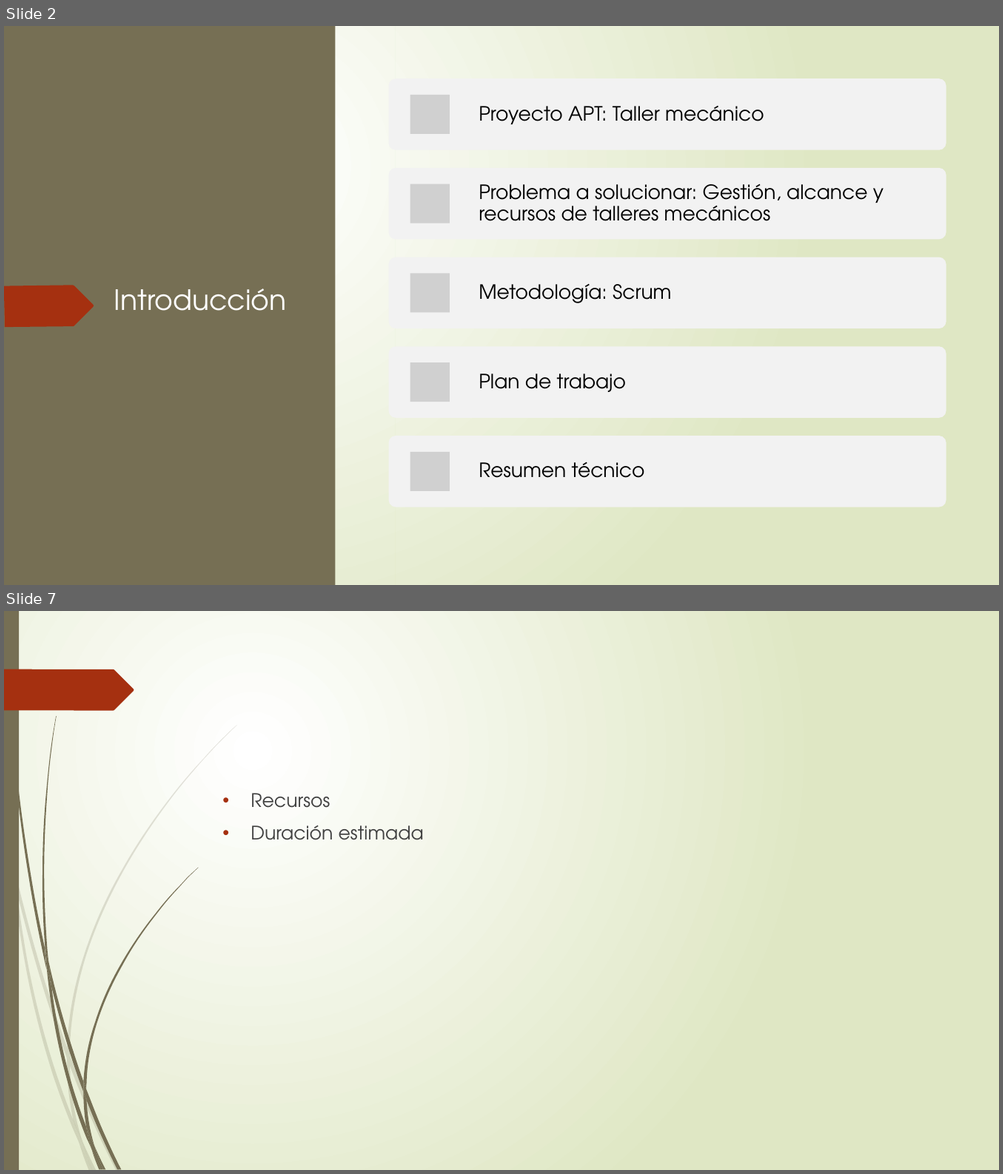
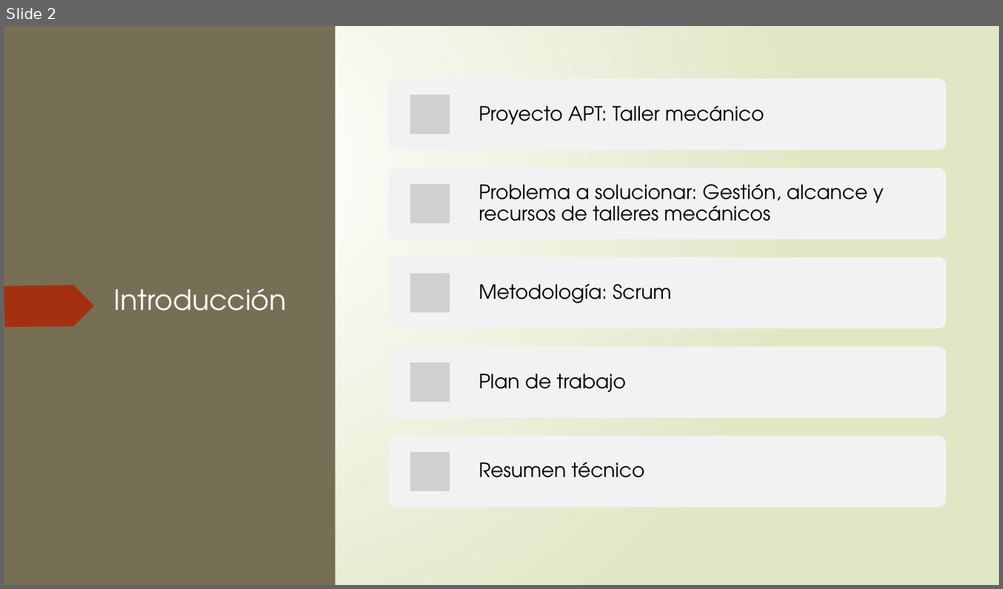
Before and after one commit to Sythrex/Capstone_grupo_4, a slide deck: Fase 1/Evidencias Grupales/PresentacionProyecto.pptx. Shown one above the other, each under a label of ours: slides 2 and 7 before the commit, slide 2 after it; the slides between them are not shown. The pictures are 1003x1174 and 1003x589 pixels, drawn with LibreOffice and Linux fonts; fonts in the diff are those of the drawing; grey boxes stand for pictures. Boxes give left, top, right and bottom in pixels: in the first picture for what was removed or moved away, otherwise in the second. Text is boxed around its words. In the diff, an @@ line names an element or a change of style, - is before the commit and + after.

```diff
--- a/Fase 1/Evidencias Grupales/PresentacionProyecto.pptx
+++ b/Fase 1/Evidencias Grupales/PresentacionProyecto.pptx
@@ slide 7 removed at <box>4,611,999,1170</box>, background gradient #FFFFFF to #DFE8C4; not listed: 12 template elements that a slide beside it also shows @@
@@ text removed at <box>250,793,424,840</box> @@
-• Recursos
-• Duración estimada
@@ group removed at <box>12,725,237,1144</box>: 5 freeform shapes @@
@@ group removed at <box>42,716,198,1150</box>: 7 freeform shapes @@
```
Also in this commit, not shown: 6 slides changed, 2 slides added, 1 other slide removed, 4 other files.
